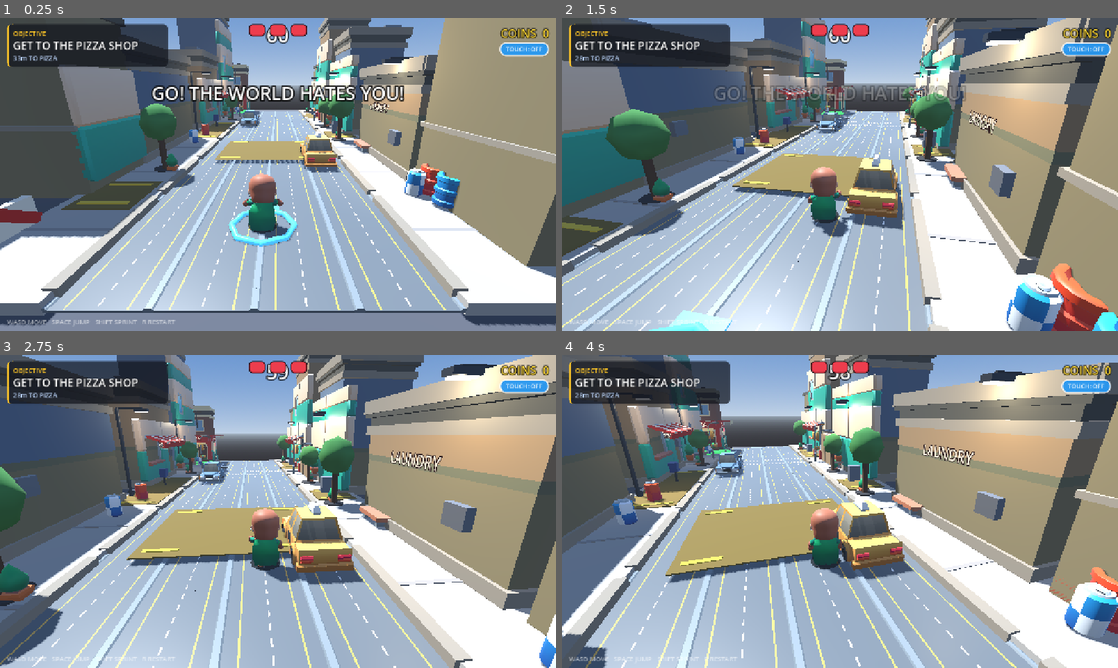
Above: before the commit, frames 1-4 (two rows, left to right).
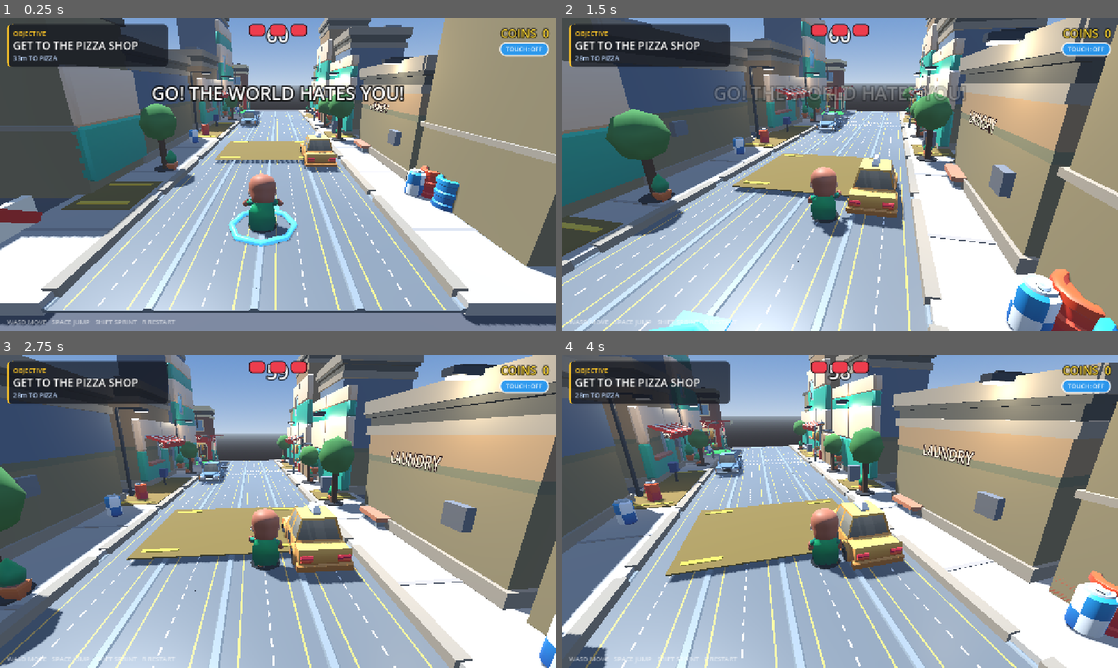
Above: after the commit, the same moments.

Repository: Code-with-L/The-World-Hates-You
Game: Godot game, scene res://game.tscn
The game is run twice, just before and just after one commit, with the same random seed, the same clock (stepped at 60 frames per second) and the same inputs.
Inputs (mouse positions are in pixels of both pictures, inside the frame that each line leads up to):
- Up to frame 1 (0.25 s): no input
- Up to frame 2 (1.5 s): tap Enter at 0.5 s; move the mouse to (867, 174) at 0.52 s; hold Shift (sprint) 0.53-1.28 s; hold W (move_forward) from 0.53 s (still down); move the mouse to (812, 174) at 1.27 s; tap Shift (sprint) at 1.35 s
- Up to frame 3 (2.75 s): keep holding W (move_forward); move the mouse to (289, 505) at 2.02 s; hold Shift (sprint) from 2.03 s (still down)
- Up to frame 4 (4 s): keep holding W (move_forward); move the mouse to (834, 517) at 2.77 s; release Shift (sprint) at 2.78 s; tap Shift (sprint) at 2.85 s; move the mouse to (878, 514) at 3.52 s; hold Shift (sprint) from 3.53 s (still down)

The runs differ from the first frame. In frame 1, 0.5% of the frame differs, in the area x 29-83%, y 26-62%; in frame 2, 1.0%, in the area x 16-100%, y 22-100%; in frame 3, 0.4%; in frame 4, 0.3%.

Commit message:
Stand props on the surface they actually sit on
Ground/Body is a 2m box at y=-1.2, so the walkable surface off the road and sidewalk slabs is -0.2, not the 0.15 pavement height. Skips, back-lot barrels, the pizza shop nook, awning pillar and tree shrubs were all using pavement height while standing on bare ground, leaving them floating 0.1-0.45 or buried.

Co-Authored-By: Claude Opus 4.8 (1M context) <noreply@anthropic.com>

Diff:
--- a/scenes/city_block.tscn
+++ b/scenes/city_block.tscn
@@ -2038,12 +2038,12 @@
 
 
 [node name="PillarW" parent="PizzaShop" instance=ExtResource("23_kk13")]
-transform = Transform3D(0.8, 0, 0, 0, 0.8, 0, 0, 0, 0.8, -3, 0, -1.5)
+transform = Transform3D(0.8, 0, 0, 0, 0.8, 0, 0, 0, 0.8, -3, 0.15, -1.5)
 cast_shadow = 0
 
 
 [node name="PillarW2" parent="PizzaShop" instance=ExtResource("23_kk13")]
-transform = Transform3D(0.8, 0, 0, 0, 0.8, 0, 0, 0, 0.8, -3, 0, 1.5)
+transform = Transform3D(0.8, 0, 0, 0, 0.8, 0, 0, 0, 0.8, -3, -0.2, 1.5)
 cast_shadow = 0
 
 
@@ -2058,7 +2058,7 @@
 
 
 [node name="Nook" type="Node3D" parent="PizzaShop"]
-transform = Transform3D(1, 0, 0, 0, 1, 0, 0, 0, 1, 0, 0, 3.2)
+transform = Transform3D(1, 0, 0, 0, 1, 0, 0, 0, 1, 0, -0.2, 3.2)
 
 
 [node name="TableA" parent="PizzaShop/Nook" instance=ExtResource("25_kk15")]
@@ -2102,7 +2102,7 @@
 
 
 [node name="Barrel" parent="PizzaShop/Nook" instance=ExtResource("31_kk21")]
-transform = Transform3D(1, 0, 0, 0, 1, 0, 0, 0, 1, -2.4, 0, -1)
+transform = Transform3D(1, 0, 0, 0, 1, 0, 0, 0, 1, -2.4, 0.5, -1)
 cast_shadow = 0
 
 
@@ -2997,7 +2997,7 @@
 
 
 [node name="Bush" parent="StreetProps/Tree1" instance=ExtResource("35_kk25")]
-transform = Transform3D(2.6, 0, 0, 0, 2.6, 0, 0, 0, 2.6, -0.0515, -0.15, 0.3967)
+transform = Transform3D(2.6, 0, 0, 0, 2.6, 0, 0, 0, 2.6, -0.0515, 0, 0.3967)
 cast_shadow = 0
 
 
@@ -3031,7 +3031,7 @@
 
 
 [node name="Bush" parent="StreetProps/Tree2" instance=ExtResource("35_kk25")]
-transform = Transform3D(2.6, 0, 0, 0, 2.6, 0, 0, 0, 2.6, -0.3867, -0.15, -0.1022)
+transform = Transform3D(2.6, 0, 0, 0, 2.6, 0, 0, 0, 2.6, -0.3867, 0, -0.1022)
 cast_shadow = 0
 
 
@@ -3065,7 +3065,7 @@
 
 
 [node name="Bush" parent="StreetProps/Tree3" instance=ExtResource("35_kk25")]
-transform = Transform3D(2.6, 0, 0, 0, 2.6, 0, 0, 0, 2.6, 0.1512, -0.15, -0.3703)
+transform = Transform3D(2.6, 0, 0, 0, 2.6, 0, 0, 0, 2.6, 0.1512, 0, -0.3703)
 cast_shadow = 0
 
 
@@ -3099,7 +3099,7 @@
 
 
 [node name="Bush" parent="StreetProps/Tree4" instance=ExtResource("35_kk25")]
-transform = Transform3D(2.6, 0, 0, 0, 2.6, 0, 0, 0, 2.6, 0.3478, -0.15, 0.1976)
+transform = Transform3D(2.6, 0, 0, 0, 2.6, 0, 0, 0, 2.6, 0.3478, 0, 0.1976)
 cast_shadow = 0
 
 
@@ -3133,7 +3133,7 @@
 
 
 [node name="Bush" parent="StreetProps/Tree5" instance=ExtResource("35_kk25")]
-transform = Transform3D(2.6, 0, 0, 0, 2.6, 0, 0, 0, 2.6, -0.2408, -0.15, 0.3194)
+transform = Transform3D(2.6, 0, 0, 0, 2.6, 0, 0, 0, 2.6, -0.2408, 0, 0.3194)
 cast_shadow = 0
 
 
@@ -3439,37 +3439,37 @@
 
 
 [node name="Skip0" parent="KayKitProps" instance=ExtResource("40_kk30")]
-transform = Transform3D(2.2, 0, 0, 0, 2.2, 0, 0, 0, 2.2, -7.4, 0.15, 14)
+transform = Transform3D(2.2, 0, 0, 0, 2.2, 0, 0, 0, 2.2, -7.4, -0.2, 14)
 cast_shadow = 0
 
 
 [node name="Skip1" parent="KayKitProps" instance=ExtResource("40_kk30")]
-transform = Transform3D(0, 0, 2.2, 0, 2.2, 0, -2.2, 0, 0, 7.4, 0.15, -10.5)
+transform = Transform3D(0, 0, 2.2, 0, 2.2, 0, -2.2, 0, 0, 7.4, -0.2, -10.5)
 cast_shadow = 0
 
 
 [node name="Skip2" parent="KayKitProps" instance=ExtResource("40_kk30")]
-transform = Transform3D(2.2, 0, 0, 0, 2.2, 0, 0, 0, 2.2, -7.4, 0.15, -17.5)
+transform = Transform3D(2.2, 0, 0, 0, 2.2, 0, 0, 0, 2.2, -7.4, -0.2, -17.5)
 cast_shadow = 0
 
 
 [node name="Barrel0" parent="KayKitProps" instance=ExtResource("31_kk21")]
-transform = Transform3D(1, 0, 0, 0, 1, 0, 0, 0, 1, -7.1, 0.75, -16)
+transform = Transform3D(1, 0, 0, 0, 1, 0, 0, 0, 1, -7.1, 0.3, -16)
 cast_shadow = 0
 
 
 [node name="Barrel1" parent="KayKitProps" instance=ExtResource("41_kk31")]
-transform = Transform3D(1, 0, 0, 0, 1, 0, 0, 0, 1, -6.15, 0.75, -16)
+transform = Transform3D(1, 0, 0, 0, 1, 0, 0, 0, 1, -6.15, 0.65, -16)
 cast_shadow = 0
 
 
 [node name="Barrel2" parent="KayKitProps" instance=ExtResource("42_kk32")]
-transform = Transform3D(1, 0, 0, 0, 1, 0, 0, 0, 1, -7.1, 0.75, -15.05)
+transform = Transform3D(1, 0, 0, 0, 1, 0, 0, 0, 1, -7.1, 0.3, -15.05)
 cast_shadow = 0
 
 
 [node name="Barrel3" parent="KayKitProps" instance=ExtResource("31_kk21")]
-transform = Transform3D(1, 0, 0, 0, 1, 0, 0, 0, 1, -6.15, 0.75, -15.05)
+transform = Transform3D(1, 0, 0, 0, 1, 0, 0, 0, 1, -6.15, 0.65, -15.05)
 cast_shadow = 0
 
 
--- a/tools/build_city.gd
+++ b/tools/build_city.gd
@@ -463,9 +463,11 @@
 	# the tree grate already hides the soil disc underneath.
 	ssph(p, "Canopy", 0.95 * s, "leaf", T(0, 2.5 * s, 0), true)
 	scyl(p, "Grate", 0.55, 0.06, "grate", T(0, 0.03, 0), 8, false)
-	# KayKit shrubs fill the bare trunk base
+	# KayKit shrubs fill the bare trunk base. The group already sits on the
+	# sidewalk at 0.15, so the shrub origin must be at 0.0, not -0.15, or it
+	# ends up buried in the pavement.
 	inst(p, "Bush", KK_CITY + "bush.gltf", TS(
-		cos(float(id) * 1.7) * 0.4, -0.15, sin(float(id) * 1.7) * 0.4, 2.6), 27)
+		cos(float(id) * 1.7) * 0.4, 0.0, sin(float(id) * 1.7) * 0.4, 2.6), 27)
 
 # Extra KayKit set dressing: kerbside clutter that the procedural pass never
 # had. All of it is decoration only, so the walkable lanes are untouched.
@@ -475,14 +477,18 @@
 	for i in 2:
 		var tx := -4.6 if i % 2 == 0 else 4.6
 		inst("KayKitProps", "Signal%d" % i, KK_CITY + "trafficlight_B.gltf", TS(tx, 0.15, 5.6 if i < 1 else 10.4, 3.6), 331)
-	# skips and pallet stacks in the back yards
+	# skips and pallet stacks in the back yards. Ground/Body is a 2m box whose
+	# top is y=-0.2, so anything off the road/sidewalk slabs has to stand on
+	# -0.2 rather than on the 0.15 pavement height it was previously using.
 	for i in 3:
 		var sx: float = [-7.4, 7.4, -7.4][i]
 		var sz: float = [14.0, -10.5, -17.5][i]
-		inst("KayKitProps", "Skip%d" % i, KK_CITY + "dumpster.gltf", TRS(sx, 0.15, sz, 90.0 * float(i % 2), 2.2), 77)
+		inst("KayKitProps", "Skip%d" % i, KK_CITY + "dumpster.gltf", TRS(sx, -0.2, sz, 90.0 * float(i % 2), 2.2), 77)
+	# barrels straddle the pavement edge: even indices sit on the bare ground at
+	# -0.2, odd ones on the sidewalk at 0.15.
 	for i in 4:
 		inst("KayKitProps", "Barrel%d" % i, KK_PROTO + ["Barrel_A", "Barrel_C", "Barrel_B", "Barrel_A"][i] + ".gltf",
-			TS(-7.1 + float(i % 2) * 0.95, 0.75, -16.0 + float(i / 2) * 0.95, 1.0), 128)
+			TS(-7.1 + float(i % 2) * 0.95, [0.3, 0.65, 0.3, 0.65][i], -16.0 + float(i / 2) * 0.95, 1.0), 128)
 	inst("KayKitProps", "Pallet", KK_PROTO + "Pallet_Small.gltf", TS(-7.0, 0.15, -15.0, 1.0), 88)
 	# rooftop water tower and a few crates on the back lots
 	inst("KayKitProps", "Tower", KK_CITY + "watertower.gltf", TS(6.6, 6.7, 18.0, 1.0), 77)
@@ -868,11 +874,14 @@
 	# Restaurant kit dressing: awning pillars at the door, a rooftop extraction
 	# hood, and an outdoor seating nook north of the shop. Everything sits off
 	# the delivery lane and clear of PizzaShopGoal at (7.2, 1, 15.4).
-	inst("PizzaShop", "PillarW", KK_REST + "pillar_A.gltf", TS(-3.0, 0.0, -1.5, 0.8), 29)
-	inst("PizzaShop", "PillarW2", KK_REST + "pillar_A.gltf", TS(-3.0, 0.0, 1.5, 0.8), 29)
+	inst("PizzaShop", "PillarW", KK_REST + "pillar_A.gltf", TS(-3.0, 0.15, -1.5, 0.8), 29)
+	inst("PizzaShop", "PillarW2", KK_REST + "pillar_A.gltf", TS(-3.0, -0.2, 1.5, 0.8), 29)
 	inst("PizzaShop", "Hood", KK_REST + "extractorhood.gltf", TS(1.4, 6.4, 0.4, 1.0), 210)
 	inst("PizzaShop", "HoodDuct", KK_REST + "wall.gltf", TS(1.4, 8.0, 0.4, 1.0), 50)
-	grp("PizzaShop", "Nook", T(0.0, 0.0, 3.2))
+	# The nook sits at z=22.2, past the end of the 40m road/sidewalk slabs, so
+	# it stands on the bare Ground/Body surface at -0.2. Its barrel model has
+	# its origin half a metre above its own base, hence the 0.5 local lift.
+	grp("PizzaShop", "Nook", T(0.0, -0.2, 3.2))
 	inst("PizzaShop/Nook", "TableA", KK_REST + "table_round_A.gltf", TS(-1.2, 0.0, 0.0, 1.0), 120)
 	inst("PizzaShop/Nook", "TableB", KK_REST + "table_round_A_small.gltf", TS(1.4, 0.0, 0.4, 1.0), 96)
 	for i in 4:
@@ -880,7 +889,7 @@
 			TRS(-1.2 + [-1.1, 1.1, -1.1, 1.1][i], 0.0, [0.0, 0.0, 1.5, -1.1][i] * 1.0, [0, 180, 90, 270][i], 1.0), 70)
 	inst("PizzaShop/Nook", "CrateCheese", KK_REST + "crate_cheese.gltf", TRS(2.6, 0.0, -0.8, 20.0, 1.0), 130)
 	inst("PizzaShop/Nook", "CrateTomato", KK_REST + "crate_tomatoes.gltf", TRS(2.6, 0.55, -0.8, 0.0, 1.0), 130)
-	inst("PizzaShop/Nook", "Barrel", KK_PROTO + "Barrel_A.gltf", TS(-2.4, 0.0, -1.0, 1.0), 128)
+	inst("PizzaShop/Nook", "Barrel", KK_PROTO + "Barrel_A.gltf", TS(-2.4, 0.5, -1.0, 1.0), 128)
 	sb("PizzaShop", "GroundFloor", Vector3(6, 3.2, 4), "pizza_red", T(0, 1.6, 0), true)
 	sb("PizzaShop", "Walls", Vector3(6, 2.8, 4), "wall_brick", T(0, 4.6, 0), true)
 	sb("PizzaShop", "Base", Vector3(6.24, 0.5, 4.24), "trim_dark", T(0, 0.25, 0), false)
